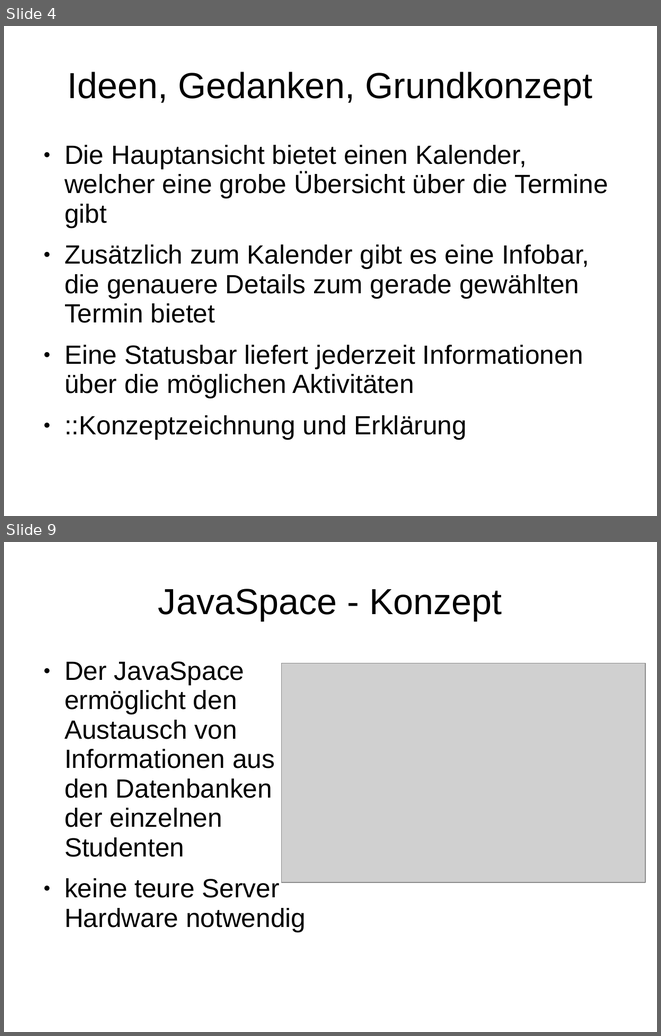
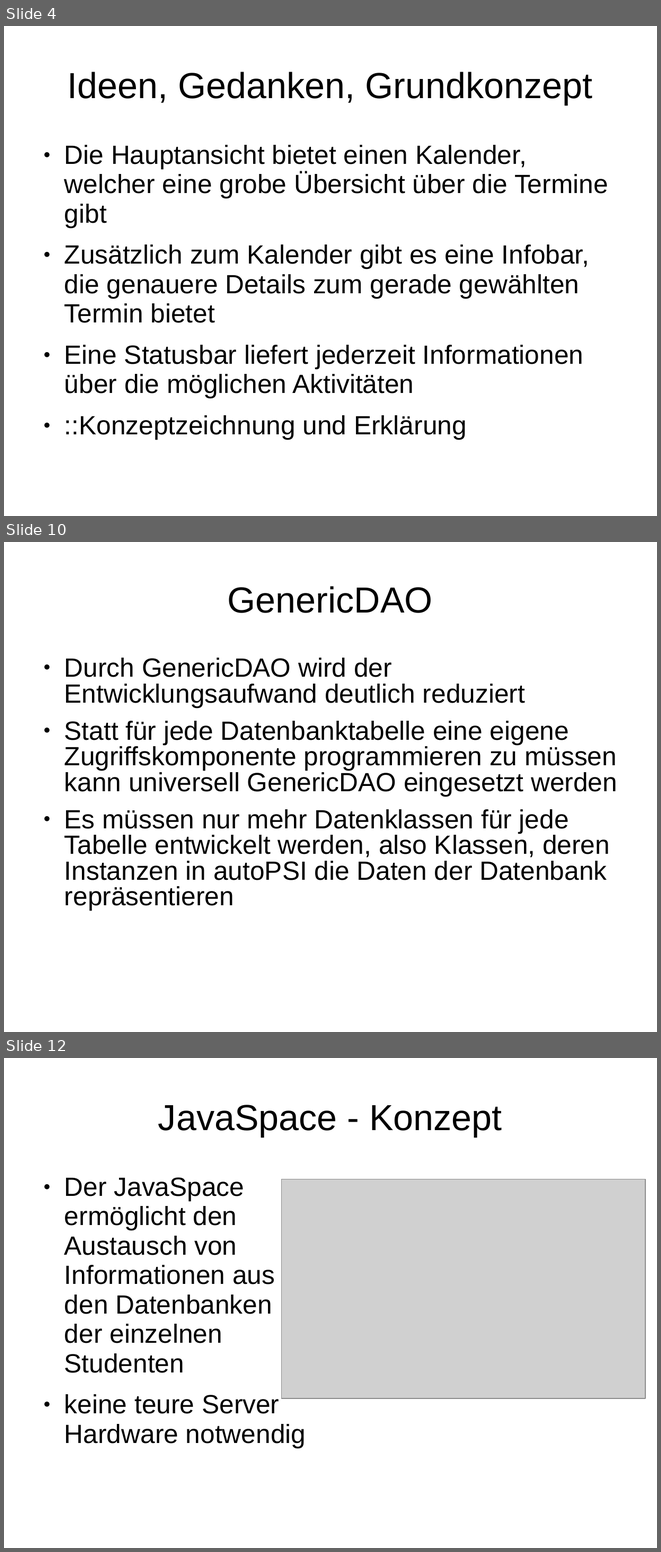
Before and after one commit to BackupTheBerlios/autopsi-svn, a slide deck: trunk/org/mr2/präsentation.ppt. Shown one above the other, each under a label of ours: slides 4 and 9 before the commit, slides 4, 10 and 12 after it; the slides between them are not shown. The pictures are 661x1036 and 661x1552 pixels, drawn with LibreOffice and Linux fonts; fonts in the diff are those of the drawing; grey boxes stand for pictures; background and template pictures are left out. Boxes give left, top, right and bottom in pixels: in the first picture for what was removed or moved away, otherwise in the second. Text is boxed around its words. In the diff, an @@ line names an element or a change of style, - is before the commit and + after.

```diff
--- a/trunk/org/mr2/präsentation.ppt
+++ b/trunk/org/mr2/präsentation.ppt
@@ slide 10 added at bbox=[4, 542, 657, 1032], background #FFFFFF @@
@@ title added at bbox=[228, 586, 433, 613], 44 pt, text #000000 @@
+GenericDAO
@@ text added at bbox=[64, 658, 617, 910], 32 pt, text #000000 @@
+● Durch GenericDAO wird der Entwicklungsaufwand deutlich reduziert
+● Statt für jede Datenbanktabelle eine eigene Zugriffskomponente programmieren zu müssen kann universell GenericDAO eingesetzt werden
+● Es müssen nur mehr Datenklassen für jede Tabelle entwickelt werden, also Klassen, deren Instanzen in autoPSI die Daten der Datenbank repräsentieren
@@ what was slide 9 is now slide 12 @@
```
Also in this commit, not shown: 6 other slides added, 4 slides removed, 2 other files.
